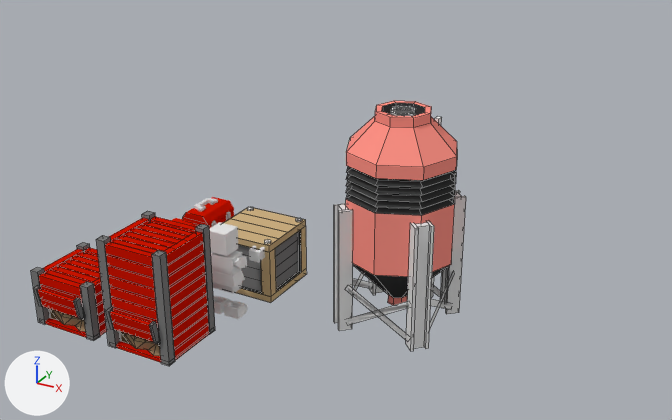
The Blender file crops/farm/bricks/support.blend as it was, and as the next commit left it.
One viewpoint serves both versions: a camera (50 mm lens) standing at (27.7, -41.0, 26.2) and looking at (6.6, -2.6, 7.0). Every picture has the same lights, and +X, +Y and +Z are marked at lower left. Mesh edges are drawn as thin lines on the coarser meshes. Objects named as collision shapes, trigger or cutter boxes, shadow casters or lower levels of detail are left out.

Names of what the first picture shows: 'compostBin', 'compostBin.001', 'crate', 'player_base_Mesh.042', 'silo'.
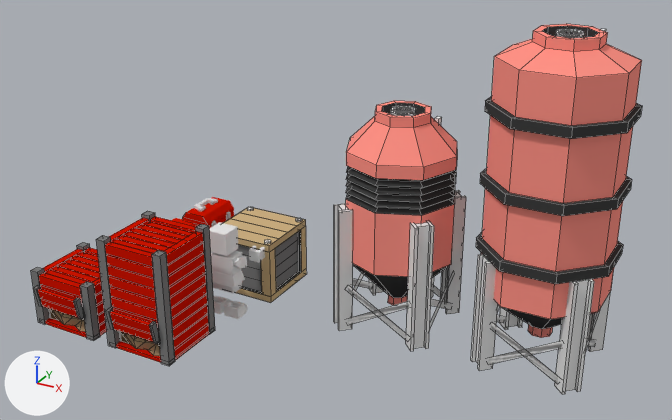
Location of each change, (x1, y1, x2, y2) in pixels of the pictures (672 x 420 px):
'silo.001', added
    after: (471, 24, 642, 394)
    faces in mat_blank_silo (pink #ff9286): (481, 24, 642, 338)
    faces in mat_blank_silo_csub (black #3f3f3f): (476, 26, 642, 329)
    faces in mat_grey_side (its picture is missing): (472, 35, 611, 394)
    faces in mat_lightergrey (white #ededed): (471, 29, 606, 394)
    faces in mat_blank_silo_cadd (black #3f3f3f): (477, 96, 641, 275)

The change, as a list of edits to the scene's bpy script:
```text
Add me_cube_186:
    me_cube_186.from_pydata(...)  # 572 vertices, 399 faces; spans x -3.3..3.3, y -3.3..3.5, z -1.8..15.0
    # faces by material slot: [48, 87, 176, 24, 64]
    me_cube_186.materials.append(mat_blank_silo)  # pink #ff9286
    me_cube_186.materials.append(mat_grey_side)  # its picture is missing
    me_cube_186.materials.append(mat_lightergrey)  # white #ededed
    me_cube_186.materials.append(mat_blank_silo_cadd)  # black #3f3f3f
    me_cube_186.materials.append(mat_blank_silo_csub)  # black #3f3f3f
Add ob_silo_001:
    ob_silo_001 = bpy.data.objects.new('silo.001', me_cube_186)
    ob_silo_001.location = (17.0, 0.0, 1.8)
```
